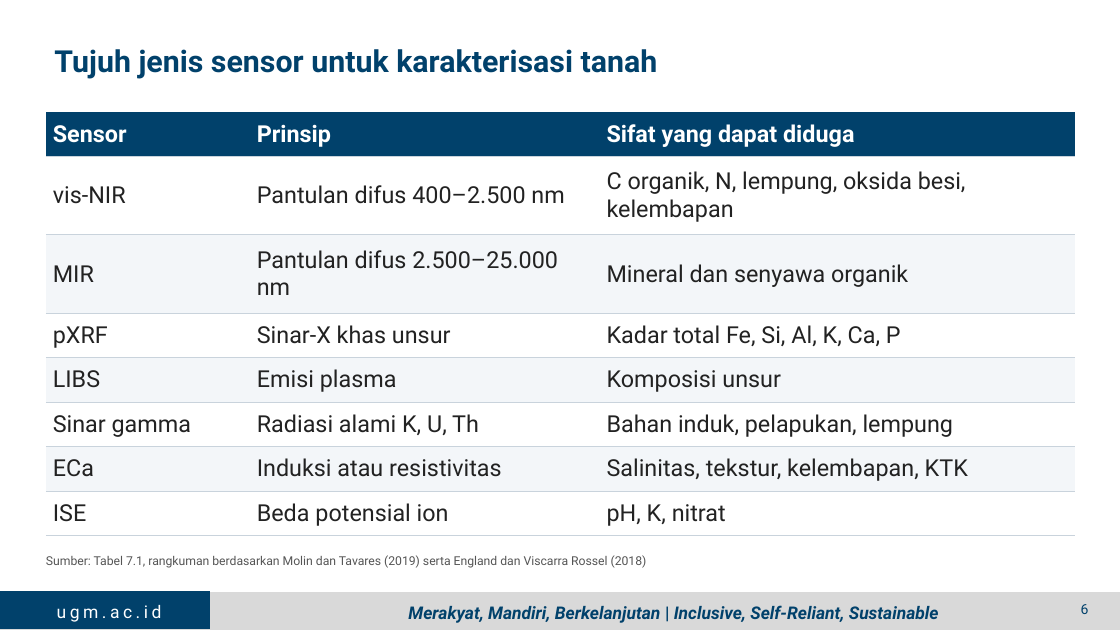
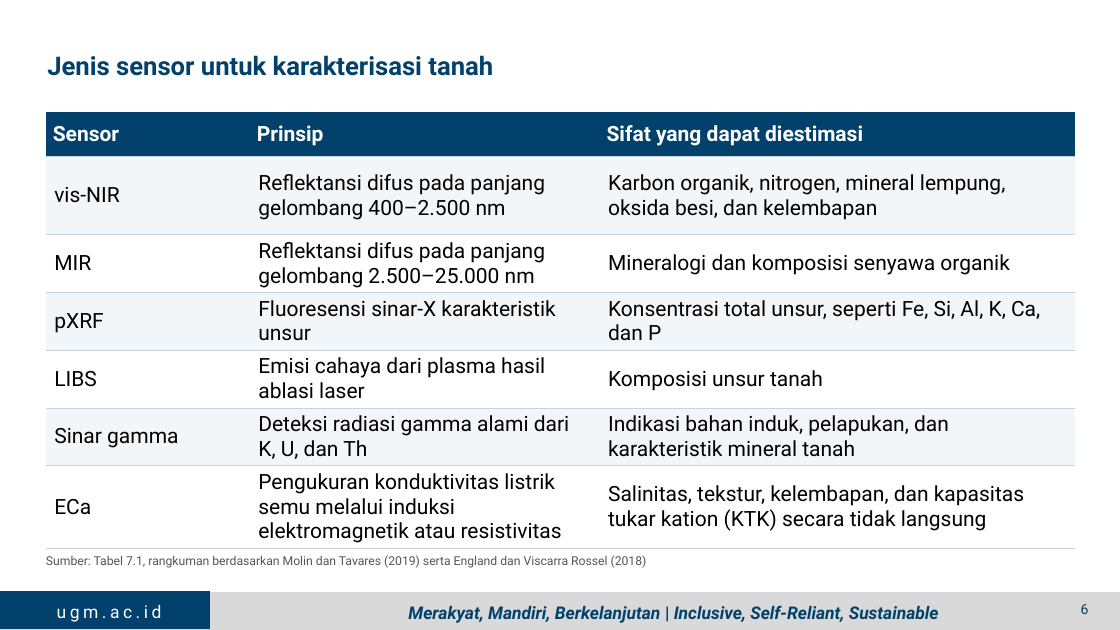
Before and after one commit to jhnhp/SMART, a slide deck: slide 6 of Output/Presentasi/PPT_4_Dr_Pandu_Proximal_Soil_Sensing.pptx. Drawn at 1120x630 pixels with LibreOffice and Linux fonts; fonts in the diff are those of the drawing; background and template pictures are left out. Boxes give left, top, right and bottom in pixels: in the first picture for what was removed or moved away, otherwise in the second. Text is boxed around its words. In the diff, an @@ line names an element or a change of style, - is before the commit and + after.

```diff
--- a/Output/Presentasi/PPT_4_Dr_Pandu_Proximal_Soil_Sensing.pptx
+++ b/Output/Presentasi/PPT_4_Dr_Pandu_Proximal_Soil_Sensing.pptx
@@ title at (47, 55, 493, 76): text changed; size 26 to 22 pt @@
-Tujuh jenis sensor untuk karakterisasi tanah
+Jenis sensor untuk karakterisasi tanah
@@ table at (46, 112, 1075, 547) @@
-row 1: Sensor | Prinsip | Sifat yang dapat diduga
-row 2: vis-NIR | Pantulan difus 400–2.500 nm | C organik, N, lempung, oksida besi, kelembapan
-row 3: MIR | Pantulan difus 2.500–25.000 nm | Mineral dan senyawa organik
-row 4: pXRF | Sinar-X khas unsur | Kadar total Fe, Si, Al, K, Ca, P
-row 5: LIBS | Emisi plasma | Komposisi unsur
-row 6: Sinar gamma | Radiasi alami K, U, Th | Bahan induk, pelapukan, lempung
-row 7: ECa | Induksi atau resistivitas | Salinitas, tekstur, kelembapan, KTK
-row 8: ISE | Beda potensial ion | pH, K, nitrat
+row 1: Sensor | Prinsip | Sifat yang dapat diestimasi
+row 2: vis-NIR | Reflektansi difus pada panjang gelombang 400–2.500 nm | Karbon organik, nitrogen, mineral lempung, oksida besi, dan kelembapan
+row 3: MIR | Reflektansi difus pada panjang gelombang 2.500–25.000 nm | Mineralogi dan komposisi senyawa organik
+row 4: pXRF | Fluoresensi sinar-X karakteristik unsur | Konsentrasi total unsur, seperti Fe, Si, Al, K, Ca, dan P
+row 5: LIBS | Emisi cahaya dari plasma hasil ablasi laser | Komposisi unsur tanah
+row 6: Sinar gamma | Deteksi radiasi gamma alami dari K, U, dan Th | Indikasi bahan induk, pelapukan, dan karakteristik mineral tanah
+row 7: ECa | Pengukuran konduktivitas listrik semu melalui induksi elektromagnetik atau resistivitas | Salinitas, tekstur, kelembapan, dan kapasitas tukar kation (KTK) secara tidak langsung
```
Also in this commit, not shown: 14 other slides changed, 6 slides removed, 12 other files.
